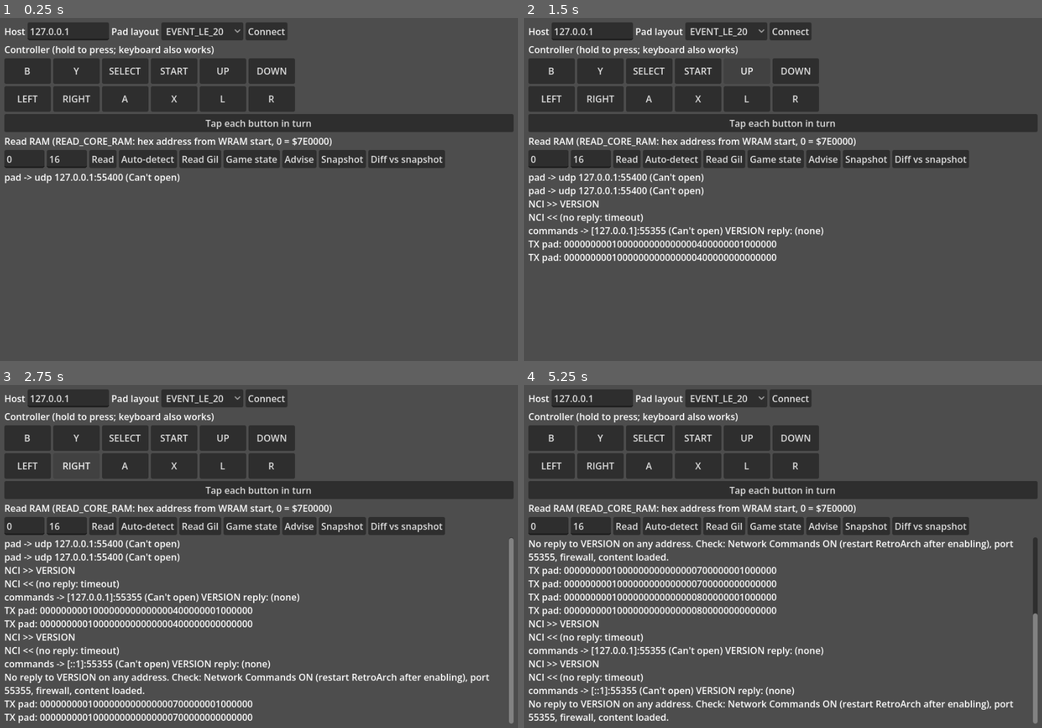
Above: before the commit, frames 1-4 (two rows, left to right).
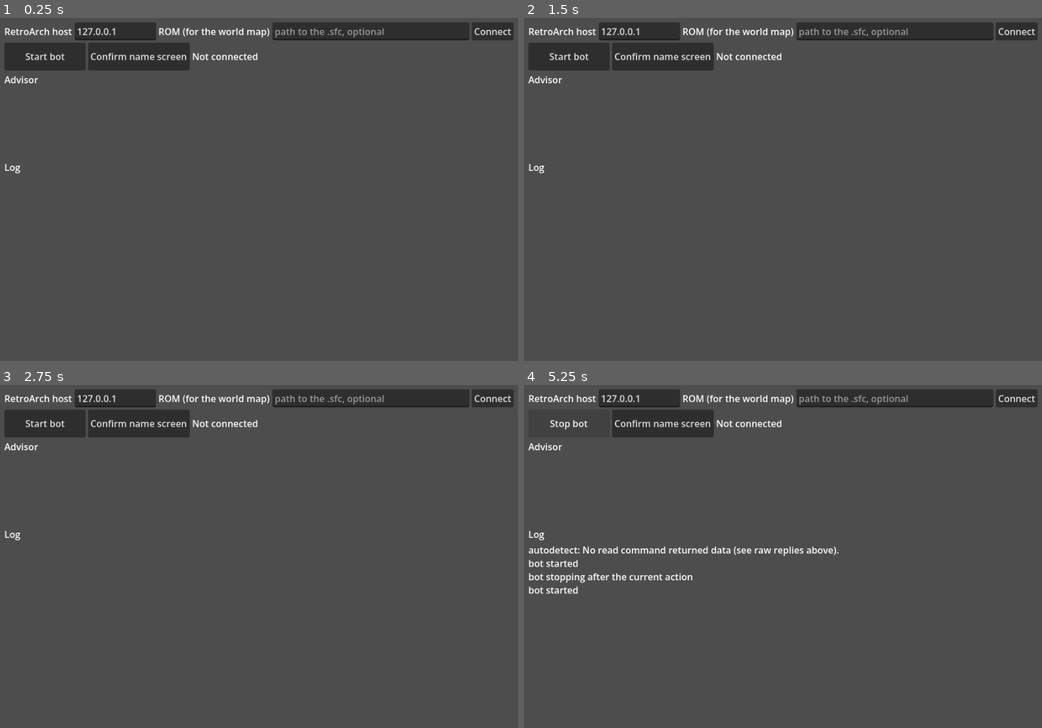
Above: after the commit, the same moments.

Repository: jknorr1992/fiesta-snes-bot
Game: Godot game, scene res://scenes/bot_runner.tscn
Same seed, same stepped clock (60 frames per second), same inputs: the game is played once before the commit and once after it. Before the commit the project starts from res://scenes/test_bench.tscn.
Inputs (mouse positions are in pixels of both pictures, inside the frame that each line leads up to):
- Up to frame 1 (0.25 s): no input
- Up to frame 2 (1.5 s): click "Connect" at 0.5 s; click (746, 69) at 1.25 s, where only the run before the commit has a clickable "UP"
- Up to frame 3 (2.75 s): click (77, 467) at 2 s, where only the run before the commit has a clickable "RIGHT"
- Up to frame 4 (5.25 s): click (648, 467) at 2.75 s, where only the run before the commit has a clickable "A"; click (570, 422) at 3.5 s, where only the run after the commit has a clickable "Start bot"; click (570, 422) at 4.25 s, where only the run after the commit has a clickable "Stop bot"; click (570, 422) at 5 s, where only the run after the commit has a clickable "Start bot"

The runs differ from the first frame. In frame 1, 22% of the frame differs, in the area x 0-100%, y 1-49%; in frame 2, 24%; in frame 3, 29%; in frame 4, 30%, in the area x 0-100%, y 1-99%.

Commit message:
Bot runner scene, forest flow via flag 16, enterable world goal tiles
Co-Authored-By: Claude Sonnet 5.5 <noreply@anthropic.com>
Claude-Session: https://claude.ai/code/session_014pCnGzQxJrc31gJ7K5ptAy

Diff:
--- a/ffv-bot/data/route.json
+++ b/ffv-bot/data/route.json
@@ -23,15 +23,15 @@
   },
   {
    "id": "reach_galuf",
-   "title": "Reach Galuf at the meteor site",
+   "title": "Meet Lenna and Galuf in the forest",
    "verified": true,
    "needs": [
     "first_battle"
    ],
    "when": {
-    "flag": 71
+    "flag": 16
    },
-   "note": "Event 36 at (39,16) sets flag 71 (needs flag 70 from map 210). Unverified in play."
+   "note": "Flag 16 is set once the Lenna/Galuf scene on map 122 has played (verified from a new-game replay). (39,15) is a much later return to this map."
   },
   {
    "id": "leave_forest",
--- a/ffv-bot/project.godot
+++ b/ffv-bot/project.godot
@@ -3,7 +3,7 @@
 
 [application]
 config/name="FFV-Bot"
-run/main_scene="res://scenes/test_bench.tscn"
+run/main_scene="res://scenes/bot_runner.tscn"
 config/features=PackedStringArray("4.7")
 
 [display]
--- /dev/null
+++ b/ffv-bot/scenes/bot_runner.tscn
@@ -0,0 +1,10 @@
+[gd_scene load_steps=2 format=3]
+
+[ext_resource type="Script" path="res://scripts/bot_runner.gd" id="1"]
+
+[node name="BotRunner" type="Control"]
+layout_mode = 3
+anchors_preset = 15
+anchor_right = 1.0
+anchor_bottom = 1.0
+script = ExtResource("1")
--- /dev/null
+++ b/ffv-bot/scripts/bot_runner.gd
@@ -0,0 +1,188 @@
+extends Control
+## Bot runner: connect to RetroArch, press Start and the bot plays what it can (battles, dialog, the opening
+## forest, exploring local maps) while the advisor panel shows the next goals. Stop interrupts it between actions.
+
+const ROM_PATH_KEY := "rom_path"
+
+var pad := VirtualPad.new()
+var ra := RetroArchClient.new()
+var nav: FFVNav
+var battle: FFVBattle
+var advisor := FFVAdvisor.new()
+var rom_world := FFVRomWorld.new()
+var running := false
+var host_edit: LineEdit
+var rom_edit: LineEdit
+var status_label: Label
+var goal_label: RichTextLabel
+var log_label: RichTextLabel
+var start_btn: Button
+var connected := false
+var _lines: Array[String] = []
+
+
+func _ready() -> void:
+	add_child(pad)
+	add_child(ra)
+	advisor.load_route()
+	var root := VBoxContainer.new()
+	root.set_anchors_and_offsets_preset(Control.PRESET_FULL_RECT, Control.PRESET_MODE_MINSIZE, 12)
+	add_child(root)
+
+	var row := HBoxContainer.new()
+	root.add_child(row)
+	row.add_child(_label("RetroArch host"))
+	host_edit = LineEdit.new()
+	host_edit.text = "127.0.0.1"
+	host_edit.custom_minimum_size.x = 140
+	row.add_child(host_edit)
+	row.add_child(_label("ROM (for the world map)"))
+	rom_edit = LineEdit.new()
+	rom_edit.size_flags_horizontal = Control.SIZE_EXPAND_FILL
+	rom_edit.placeholder_text = "path to the .sfc, optional"
+	rom_edit.text = _saved_rom()
+	row.add_child(rom_edit)
+	var connect_btn := Button.new()
+	connect_btn.text = "Connect"
+	connect_btn.pressed.connect(_connect)
+	row.add_child(connect_btn)
+
+	var row2 := HBoxContainer.new()
+	root.add_child(row2)
+	start_btn = Button.new()
+	start_btn.text = "Start bot"
+	start_btn.custom_minimum_size = Vector2(140, 48)
+	start_btn.pressed.connect(_toggle)
+	row2.add_child(start_btn)
+	var name_btn := Button.new()
+	name_btn.text = "Confirm name screen"
+	name_btn.tooltip_text = "Moves to End and presses A once; the name entry screen has no RAM flag yet."
+	name_btn.pressed.connect(_confirm_name)
+	row2.add_child(name_btn)
+	status_label = Label.new()
+	status_label.text = "Not connected"
+	row2.add_child(status_label)
+
+	root.add_child(_label("Advisor"))
+	goal_label = RichTextLabel.new()
+	goal_label.custom_minimum_size.y = 120
+	goal_label.fit_content = false
+	root.add_child(goal_label)
+	root.add_child(_label("Log"))
+	log_label = RichTextLabel.new()
+	log_label.size_flags_vertical = Control.SIZE_EXPAND_FILL
+	log_label.scroll_following = true
+	root.add_child(log_label)
+
+
+func _label(t: String) -> Label:
+	var l := Label.new()
+	l.text = t
+	return l
+
+
+func _log(t: String) -> void:
+	_lines.append(t)
+	if _lines.size() > 300:
+		_lines.pop_front()
+	log_label.text = "\n".join(_lines)
+
+
+func _saved_rom() -> String:
+	var cfg := ConfigFile.new()
+	if cfg.load("user://runner.cfg") == OK:
+		return str(cfg.get_value("runner", ROM_PATH_KEY, ""))
+	return ""
+
+
+func _connect() -> void:
+	ra.open(host_edit.text)
+	pad.open(host_edit.text)
+	var v := await ra.autodetect()
+	_log("autodetect: " + v)
+	nav = FFVNav.new(ra, pad, get_tree())
+	battle = FFVBattle.new(ra, pad, get_tree())
+	if rom_edit.text != "" and rom_world.load_rom(rom_edit.text):
+		nav.rom_map = rom_world.world(0)
+		nav.rom_walk = rom_world.walkable_ids(0)
+		var cfg := ConfigFile.new()
+		cfg.set_value("runner", ROM_PATH_KEY, rom_edit.text)
+		cfg.save("user://runner.cfg")
+		_log("ROM world map loaded")
+	connected = true
+	await _refresh()
+
+
+func _toggle() -> void:
+	if not connected:
+		await _connect()
+	running = not running
+	start_btn.text = "Stop bot" if running else "Start bot"
+	if running:
+		_log("bot started")
+		_loop()
+	else:
+		_log("bot stopping after the current action")
+
+
+func _confirm_name() -> void:
+	if nav == null:
+		return
+	await nav._press("UP", 6)
+	for i in 4:
+		await nav._press("RIGHT", 6)
+		await get_tree().create_timer(0.15).timeout
+	await nav._press("A", 6)
+
+
+func _refresh() -> FFVGameState:
+	var s := await FFVGameState.read(ra)
+	if s == null:
+		status_label.text = "State read failed (is the core snes9x and content running?)"
+		return null
+	status_label.text = "map %d at (%d,%d)  gil %d  %s" % [s.map_id, s.map_x, s.map_y, s.gil, "BATTLE" if s.in_battle else ""]
+	goal_label.text = advisor.describe(s)
+	return s
+
+
+## One decision per iteration; every branch ends with a game-side action so the loop never spins silently.
+func _loop() -> void:
+	var idle := 0
+	while running:
+		var s := await _refresh()
+		if s == null:
+			await get_tree().create_timer(1.0).timeout
+			continue
+		if s.in_battle:
+			_log("battle: " + await battle.run(400))
+			continue
+		if await nav.dialog_open():
+			await nav.clear_dialog(5)
+			continue
+		var act := await _act(s)
+		if act == "":
+			idle += 1
+			if idle == 1:
+				_log("nothing to do here yet; waiting (the advisor panel shows the next goal)")
+			await get_tree().create_timer(1.0).timeout
+		else:
+			idle = 0
+			_log(act)
+	_log("bot stopped")
+
+
+## Returns a log line for what it did, or "" when it has no action for this situation.
+func _act(s: FFVGameState) -> String:
+	var in_local := (await ra.read_u8(FFVRam.IN_LOCAL_MAP)) == 1
+	if in_local and s.map_id == 122:
+		if not s.event_flag(16):  # opening forest: Lenna and Galuf scene
+			if not s.event_flag(306):
+				return "forest: walk to the goblin trigger: " + await nav.goto(Vector2i(27, 21), 200)
+			var r := await nav.goto(Vector2i(46, 14), 300)
+			if r == "ok":
+				await nav.interact("UP")
+			return "forest: Lenna " + r
+		return "forest: leave through the exit: " + await nav.goto(Vector2i(9, 25), 300)
+	if in_local:
+		return "explore: " + await nav.explore(5)
+	return ""
--- a/ffv-bot/scripts/ffv/nav.gd
+++ b/ffv-bot/scripts/ffv/nav.gd
@@ -197,8 +197,10 @@
 	if rom_map.is_empty() and absi(p.y - around.y) > 28:
 		return 2  # outside the loaded band: unknown terrain
 	var t := _wtile(band, p)
+	if p == world_goal:
+		return 1  # the goal itself is always enterable (entrance tiles are low-nibble-D in the ROM, so rom_walk calls them blocked)
 	var k = world_known.get(t, rom_walk.get(t, null))
-	if k == false or (world_entrances.has(t) and p != world_goal):
+	if k == false or world_entrances.has(t):
 		return -1
 	return 1 if k == true else 3
 
--- /dev/null
+++ b/ffv-bot/tests/e2e_clear.gd
@@ -0,0 +1,17 @@
+extends SceneTree
+## Clears dialog (env N presses, default 60) and prints state + set event flags.
+func _initialize() -> void:
+	var ra := RetroArchClient.new()
+	var pad := VirtualPad.new()
+	root.add_child(ra); root.add_child(pad)
+	await process_frame
+	ra.open(); pad.open(); await ra.autodetect()
+	var nav := FFVNav.new(ra, pad, self)
+	var n := await nav.clear_dialog(int(OS.get_environment("N")) if OS.has_environment("N") else 60)
+	var s := await FFVGameState.read(ra)
+	var on: Array[int] = []
+	for i in 512:
+		if s.event_flag(i):
+			on.append(i)
+	print("presses=", n, " map=", s.map_id, " pos=", s.map_x, ",", s.map_y, " local=", s.in_local_map, " battle=", s.in_battle, " flags=", on)
+	quit()
--- /dev/null
+++ b/ffv-bot/tests/e2e_lenna.gd
@@ -0,0 +1,21 @@
+extends SceneTree
+## From the forest after the goblin battle + naming: talk to Lenna and dump flag changes.
+func _initialize() -> void:
+	var ra := RetroArchClient.new()
+	var pad := VirtualPad.new()
+	root.add_child(ra); root.add_child(pad)
+	await process_frame
+	ra.open(); pad.open(); await ra.autodetect()
+	var nav := FFVNav.new(ra, pad, self)
+	var s0 := await FFVGameState.read(ra)
+	print("start map=", s0.map_id, " pos=", s0.map_x, ",", s0.map_y)
+	print("to Lenna: ", await nav.goto(Vector2i(46, 14), 300))
+	print("talk: ", await nav.interact("UP"))
+	var n := await nav.clear_dialog(40)
+	var s := await FFVGameState.read(ra)
+	var d: Array[int] = []
+	for i in 512:
+		if s.event_flag(i) != s0.event_flag(i):
+			d.append(i)
+	print("presses=", n, " map=", s.map_id, " pos=", s.map_x, ",", s.map_y, " battle=", s.in_battle, " changed=", d)
+	quit()
--- /dev/null
+++ b/ffv-bot/tests/e2e_name.gd
@@ -0,0 +1,19 @@
+extends SceneTree
+## From the character name screen: move to End and confirm, then clear dialog. Prints map/pos/flags.
+func _initialize() -> void:
+	var ra := RetroArchClient.new()
+	var pad := VirtualPad.new()
+	root.add_child(ra); root.add_child(pad)
+	await process_frame
+	ra.open(); pad.open(); await ra.autodetect()
+	var nav := FFVNav.new(ra, pad, self)
+	await nav._press("UP", 6)
+	for i in 4:
+		await nav._press("RIGHT", 6)
+		await create_timer(0.15).timeout
+	await nav._press("A", 6)
+	await create_timer(1.0).timeout
+	var n := await nav.clear_dialog(60)
+	var s := await FFVGameState.read(ra)
+	print("presses=", n, " map=", s.map_id, " pos=(", s.map_x, ",", s.map_y, ") local=", s.in_local_map, " battle=", s.in_battle)
+	quit()
--- /dev/null
+++ b/ffv-bot/tests/runner_smoke.gd
@@ -0,0 +1,15 @@
+extends SceneTree
+## Smoke test for the bot runner scene against a running RetroArch: connect, run ~6 s, stop.
+func _initialize() -> void:
+	var r: Control = load("res://scenes/bot_runner.tscn").instantiate()
+	root.add_child(r)
+	await process_frame
+	r.rom_edit.text = OS.get_environment("FFV_ROM")
+	r._toggle()
+	await create_timer(6.0).timeout
+	print("status: ", r.status_label.text)
+	print("advisor: ", r.goal_label.text.substr(0, 120).replace("\n", " | "))
+	print("log: ", r._lines)
+	r.running = false
+	await create_timer(1.5).timeout
+	quit()
Not shown, added: ffv-bot/scripts/bot_runner.gd.uid
Not shown, added: ffv-bot/tests/e2e_clear.gd.uid
Not shown, added: ffv-bot/tests/e2e_goto_local.gd.uid
Not shown, added: ffv-bot/tests/e2e_lenna.gd.uid
Not shown, added: ffv-bot/tests/e2e_name.gd.uid
Not shown, added: ffv-bot/tests/e2e_opening.gd.uid
Not shown, added: ffv-bot/tests/e2e_play.gd.uid
Not shown, changed: ffv-bot/README.md
Not shown, changed: ffv-bot/docs/ram_map.md
